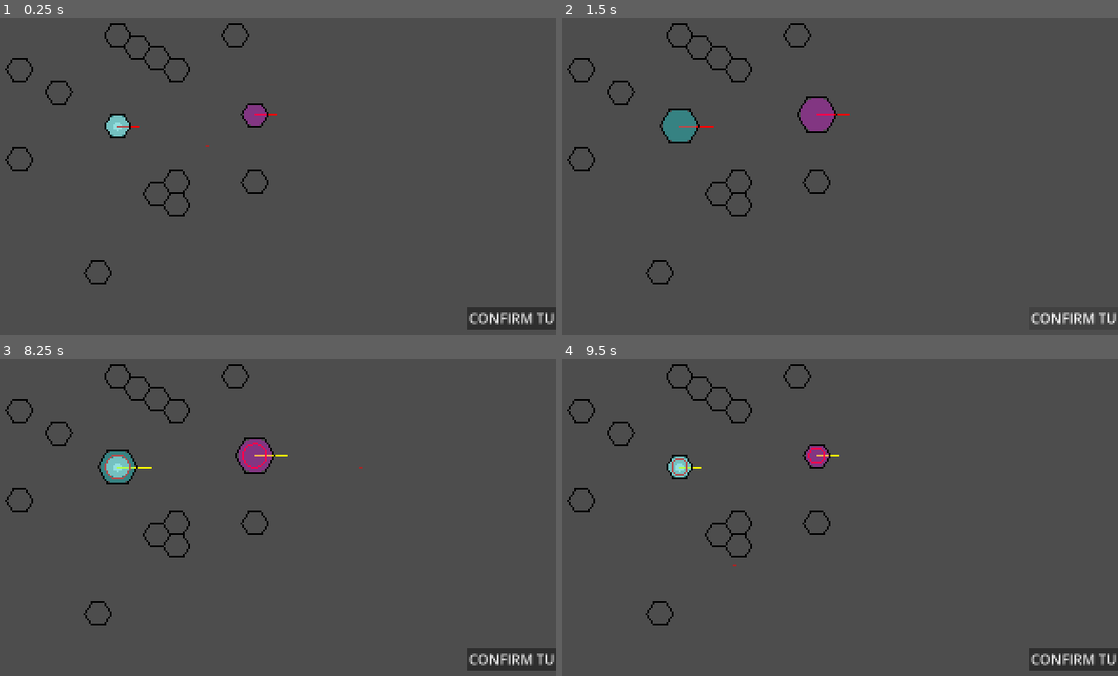
Above: before the commit, frames 1-4 (two rows, left to right).
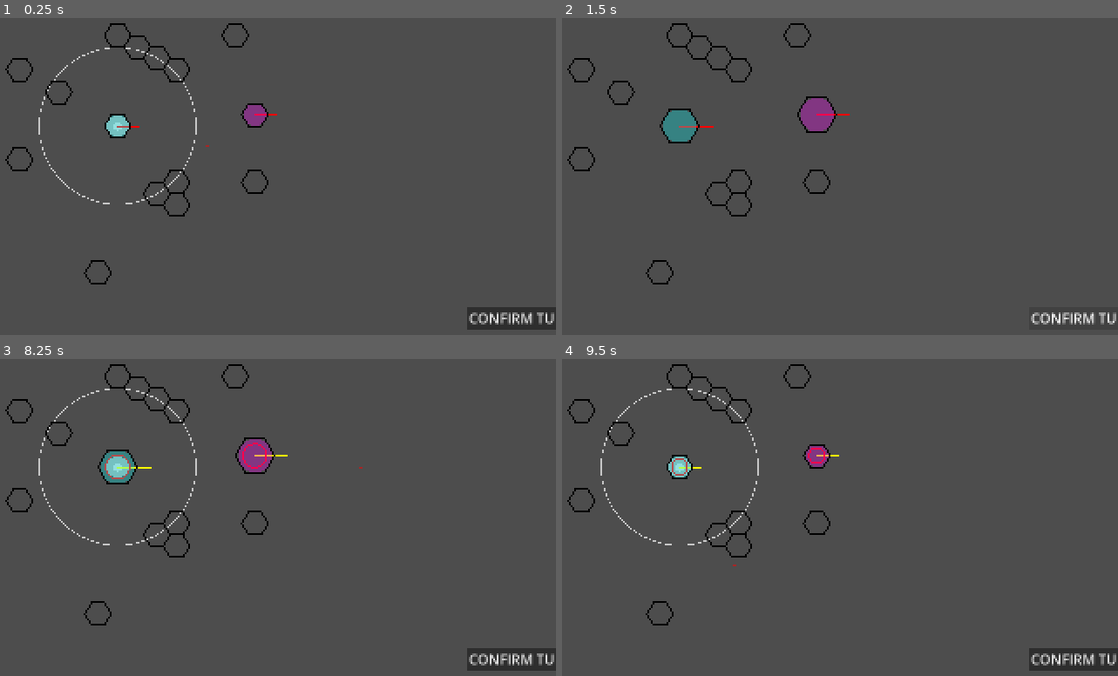
Above: after the commit, the same moments.

Repository: DoodlesQ/hex-strategy-game
Game: Godot game, scene res://main.tscn
Two runs of this game, one before a commit and one after it. Both use one fixed random seed, a clock stepped at 60 frames per second and the inputs below. The project has no main scene, so this scene is started directly.
Inputs (mouse positions are in pixels of both pictures, inside the frame that each line leads up to):
- Up to frame 1 (0.25 s): no input
- Up to frame 2 (1.5 s): click "CONFIRM TURN" at 0.5 s; click "CONFIRM TURN" at 1.25 s
- Up to frame 3 (8.25 s): tap Enter at 2, 5, 7.25 s; move the mouse to (361, 466) at 2.02 s; hold Right (beat_cycle_up) 2.03-2.75 s; click (361, 466) at 2.1 s; drag from (66, 507) to (172, 565) at 2.77 s; tap Space (change_tool) at 3.5, 5.75 s; move the mouse to (278, 400) at 3.52 s; hold Right (beat_cycle_up) 3.53-4.25 s; tap Z (move_undo) at 3.6, 6.6 s; click (278, 400) at 3.8 s; drag from (172, 565) to (outside the picture) at 4.27 s; move the mouse to (417, 546) at 5.02 s; hold Left (beat_cycle_down) 5.03-5.75 s; click (417, 546) at 5.1 s; drag from (outside the picture) to (100, 387) at 5.77 s; move the mouse to (244, 485) at 6.52 s; hold Left (beat_cycle_down) 6.53-7.25 s; click (244, 485) at 6.8 s; drag from (100, 387) to (66, 507) at 7.27 s; move the mouse to (361, 466) at 8.02 s; hold Right (beat_cycle_up) from 8.03 s (still down); click (361, 466) at 8.1 s
- Up to frame 4 (9.5 s): release Right (beat_cycle_up) at 8.75 s; drag from (628, 507) to (734, 565) at 8.77 s

The runs differ from the first frame. In frame 1, 0.3% of the frame differs, in the area x 6-36%, y 9-59%; in frame 2, nothing differs; in frame 3, 0.3%; in frame 4, 0.3%.

Commit message:
Type.Watch vision indicators added; Understanding of match statements improved

Diff:
--- a/Objects/beat_manager.gd
+++ b/Objects/beat_manager.gd
@@ -179,13 +179,12 @@
 			c = Command.Aim.new(selected.facing)
 		Command.Type.AIM_TARGET:
 			c = Command.Aim_Target.new(selected.target_tile)
-		Command.Type.AIM, Command.Type.AIM_TARGET:
-			selected.facing = selected.last_facing
-			selected.target_tile = Vector3.INF
 		Command.Type.WATCH:
 			c = Command.Watch.new()
 		_:
 			c = Command.Undefined.new()
+	selected.facing = selected.last_facing
+	selected.target_tile = Vector3.INF
 	selected.beats[beat_editing].command = c
 	#print("COMMANDSET: ", selected.beats[beat_editing].command.direction)
 	set_selected(Vector3.INF)
@@ -216,15 +215,18 @@
 						draw_circle(Cubic.to_real(b, grid), 50 * a, Color(1,1,1,a))
 						var com : Command = token.backsolve_command(i)
 						var draw_cone : bool = false
-						var dir : float = 0.0
-						if com.type == Command.Type.AIM:
-							draw_cone = true
-							dir = com.direction
-						if com.type == Command.Type.AIM_TARGET:
-							draw_cone = true
-							dir = Cubic.get_angle(com.target - b)
+						var dir : float = INF
+						match com.type:
+							Command.Type.AIM:
+								draw_cone = true
+								dir = com.direction
+							Command.Type.AIM_TARGET:
+								draw_cone = true
+								dir = Cubic.get_angle(com.target - b)
 						if draw_cone:
 							Token.draw_vision_cone(self, token, dir, Cubic.to_real(b, grid), 0.25)
+						elif com.type == Command.Type.WATCH:
+							Token.draw_periphery(self, token, Cubic.to_real(b, grid), 0.25)
 
 
 		var c : float = 1.0 if tool == Tool.COMMAND else 0.0
--- a/Objects/token.gd
+++ b/Objects/token.gd
@@ -654,9 +654,16 @@
 		canvas.draw_line(origin, v, color, 2)
 		canvas.draw_line(origin, w, color, 2)
 		canvas.draw_arc(origin, radius, a1, Command.Aim.get_rotate_to(a1, a2), 100, color, 2)
-		color = Color(1,1,1,alpha * 0.5)
-
-
+
+static func draw_periphery(
+		canvas : CanvasItem,
+		token : Token,
+		origin : Vector2 = Vector2.ZERO,
+		alpha : float = 0.5
+	) -> void:
+		var radius : float = token.radial_distance * token.manager.grid.inner_radius * HexGrid.SQRT_3
+		var color : Color = Color(1,1,1,alpha)
+		canvas.draw_circle(origin, radius, color, false, 2)
 
 ## Draw [param token]'s projected path, as defined by the movements listed in
 ## [member beats]. Path drawn will start from [param origin].
